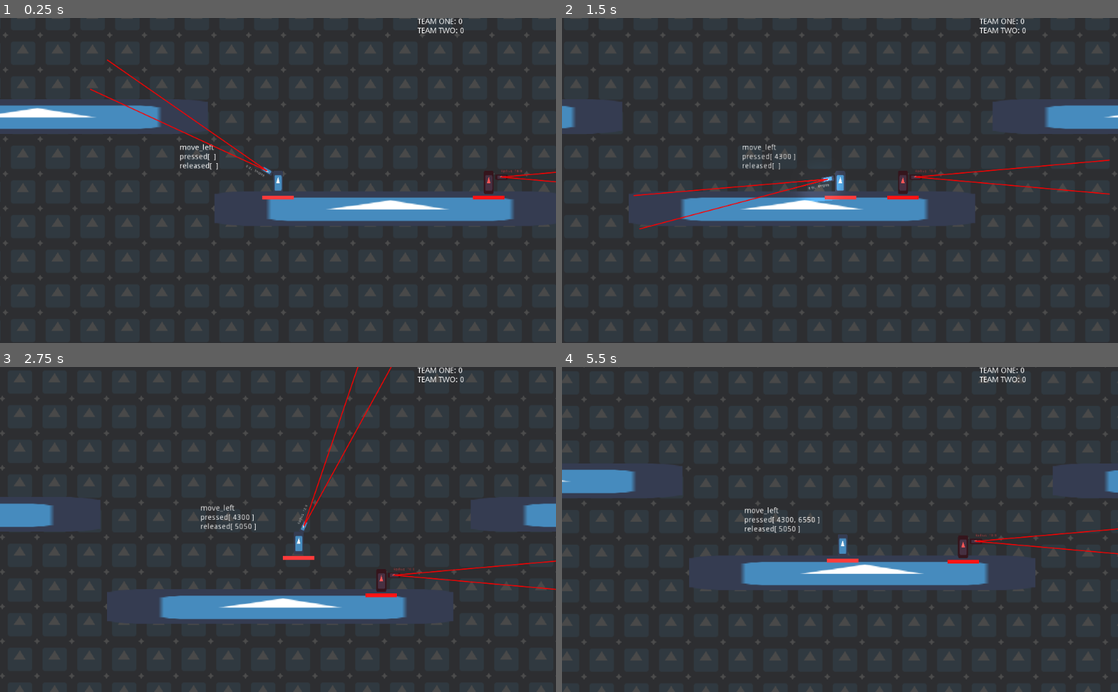
Above: before the commit, frames 1-4 (two rows, left to right).
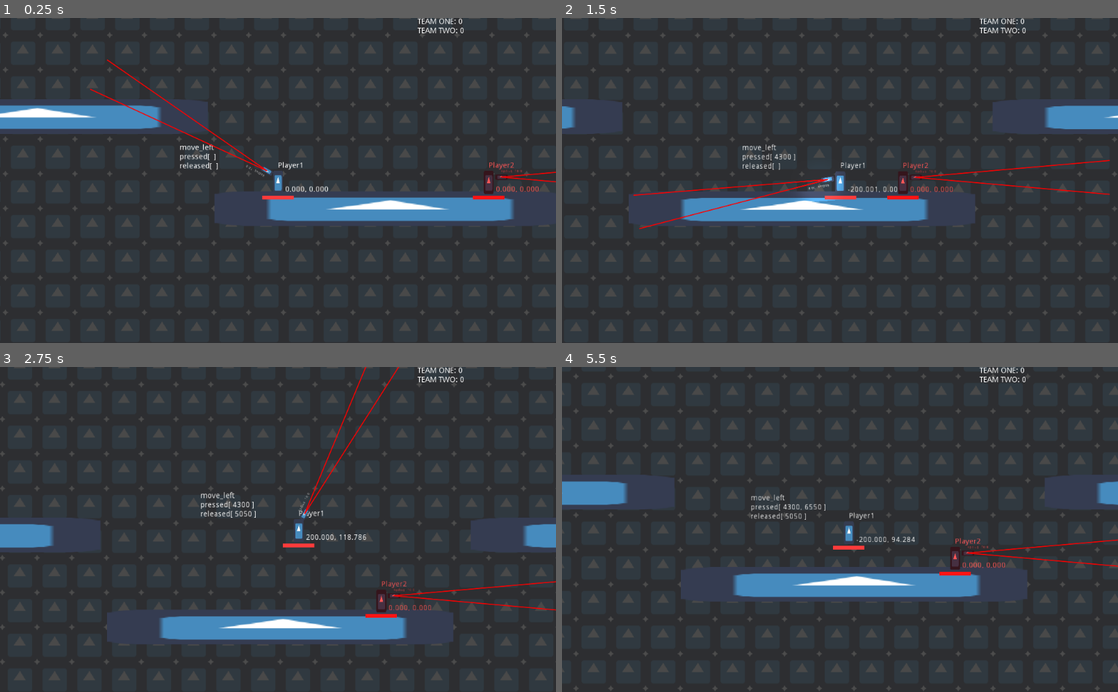
Above: after the commit, the same moments.

Repository: mdechdee/7thHero-GWJ32
Game: Godot game, scene res://Scenes/UnitTestScene.tscn
The game is run twice, just before and just after one commit, with the same random seed, the same clock (stepped at 60 frames per second) and the same inputs. The engine's default icon, where the game draws it, is replaced by a stand-in: a white triangle on a blue panel in a dark square.
Inputs (mouse positions are in pixels of both pictures, inside the frame that each line leads up to):
- Up to frame 1 (0.25 s): no input
- Up to frame 2 (1.5 s): move the mouse to (962, 164) at 0.52 s; hold D (move_right) 0.53-1.28 s; tap Shift (dash) at 0.6 s; move the mouse to (728, 196) at 1.27 s; hold A (move_left) from 1.28 s (still down); click (728, 196) at 1.35 s
- Up to frame 3 (2.75 s): tap Shift (dash) at 1.55, 2.1 s; move the mouse to (333, 458) at 2.02 s; release A (move_left) at 2.03 s; hold D (move_right) from 2.03 s (still down)
- Up to frame 4 (5.5 s): move the mouse to (812, 594) at 2.77 s; tap G (drop_weapon) at 2.85 s; tap Shift (dash) at 3.05, 3.8, 4.55, 5.1 s; move the mouse to (1006, 578) at 3.52 s; release D (move_right) at 3.53 s; hold A (move_left) from 3.53 s (still down); tap W (enter_door) at 3.6 s; move the mouse to (673, 480) at 4.27 s; tap F (interact) at 4.35 s; move the mouse to (867, 529) at 5.02 s

The runs differ from the first frame. In frame 1, 0.2% of the frame differs, in the area x 50-97%, y 44-54%; in frame 2, 1.2%; in frame 3, 21%, in the area x 0-100%, y 0-100%; in frame 4, 16%.
Error in both runs: Trying to assign value of type 'Node2D' to a variable of type 'KinematicBody2D'. (res://Gun/Detacher.gd:9)

Commit message:
Reverts Movement States, Fix bugs

Diff:
--- a/Player/BasicMovement.gd
+++ /dev/null
@@ -1,23 +0,0 @@
-extends State
-
-export(float, 50, 100) var MOVE_SPEED = 50
-var move: Vector2
-var body: KinematicBody2D
-
-func _ready():
-	owner.connect("on_move", self, "do_move")
-	is_on = true
-
-func do_move(dir: Vector2):
-	if(dir == Vector2.ZERO):
-		move.x = lerp(move.x,0,0.2)
-	move += dir * MOVE_SPEED
-	print("MOVE ",dir)
-
-func physics_process(delta):
-	move.y += GlobalVar.GRAVITY
-	move.y = clamp(move.y, -GlobalVar.MAX_Y_SPEED, GlobalVar.MAX_Y_SPEED)
-	move.x = clamp(move.x, -GlobalVar.MAX_X_SPEED, GlobalVar.MAX_X_SPEED)
-	move = owner.move_and_slide(move)
-	if move.length() < 0.01:
-		move = Vector2.ZERO
--- a/Player/DashMovement.gd
+++ /dev/null
@@ -1,20 +0,0 @@
-extends State
-
-var move: Vector2
-var body: KinematicBody2D
-export(float, 2000, 3000) var DASH_SPEED = 3000
-
-func _ready():
-	owner.connect("on_dash", self, "do_dash")
-
-func do_dash(dir):
-	$DashTimer.start()
-	move = dir * DASH_SPEED
-	is_on = true
-
-func physics_process(delta):
-	move = lerp(move, Vector2.ZERO, 0.2)
-	move = owner.move_and_slide(move)
-
-func _on_DashTimer_timeout():
-	is_on = false
--- a/Player/Movement.gd
+++ b/Player/Movement.gd
@@ -1,16 +1,54 @@
 extends Node
 class_name Movement
 
+onready var body: KinematicBody2D = owner
+export(float, 50, 100) var MOVE_SPEED
+export(float, 2000, 3000) var DASH_SPEED
+
 var move: Vector2
+var is_dashing: bool = false
 
-func _physics_process(delta):
-	for child in get_children():
-		child = child as State
-		if child.is_on:
-			child.physics_process(delta)
-			move = child.move # for debugging
-			break
+func _ready():
+	owner.connect("on_move", self, "do_move")
+	owner.connect("on_dash", self, "do_dash")
+
+func _physics_process(_delta):
+	if is_dashing:
+		on_dash()
+	else:
+		on_move()
+	if GlobalVar.DEBUG:
+		debug()
+
+func do_move(dir: Vector2):
+	if(is_dashing):
+		return
+	if(dir == Vector2.ZERO):
+		move.x = lerp(move.x,0,0.2)
+	move += dir * MOVE_SPEED
+
+func do_dash(dir:Vector2):
+	if is_dashing:
+		return
+	move = dir * DASH_SPEED
+	is_dashing = true
+	$DashTimer.start()
+
+func on_move():
+	move.y += GlobalVar.GRAVITY
+	move.y = clamp(move.y, -GlobalVar.MAX_Y_SPEED, GlobalVar.MAX_Y_SPEED)
+	move.x = clamp(move.x, -GlobalVar.MAX_X_SPEED, GlobalVar.MAX_X_SPEED)
+	move = body.move_and_slide(move)
+	if move.length() < 0.01:
+		move = Vector2.ZERO
+
+func on_dash():
+	move = lerp(move, Vector2.ZERO, 0.2)
+	move = body.move_and_slide(move)
 
 func debug():
 	$"../SpeedDebugger".text = "%.3f, %.3f" % [move.x,move.y]
 	$"../Name".text = owner.name
+
+func _on_DashTimer_timeout():
+	is_dashing = false
--- a/Player/Player.tscn
+++ b/Player/Player.tscn
@@ -10,8 +10,6 @@
 [ext_resource path="res://Player/Team.gd" type="Script" id=8]
 [ext_resource path="res://Player/DoorMovement.gd" type="Script" id=9]
 [ext_resource path="res://Player/Aimer.gd" type="Script" id=10]
-[ext_resource path="res://Player/BasicMovement.gd" type="Script" id=11]
-[ext_resource path="res://Player/DashMovement.gd" type="Script" id=12]
 
 [sub_resource type="StyleBoxFlat" id=1]
 bg_color = Color( 1, 0.235294, 0.235294, 1 )
@@ -23,7 +21,7 @@
 [sub_resource type="CapsuleShape2D" id=3]
 
 [sub_resource type="RayShape2D" id=4]
-length = 7.26175
+length = 7.0
 
 [node name="Player" type="KinematicBody2D"]
 z_index = 3
@@ -104,16 +102,12 @@
 
 [node name="Movement" type="Node" parent="."]
 script = ExtResource( 3 )
+MOVE_SPEED = 50.0
+DASH_SPEED = 3000.0
 
-[node name="DashMovement" type="Node" parent="Movement"]
-script = ExtResource( 12 )
-
-[node name="DashTimer" type="Timer" parent="Movement/DashMovement"]
+[node name="DashTimer" type="Timer" parent="Movement"]
 wait_time = 0.2
 one_shot = true
-
-[node name="BasicMovement" type="Node" parent="Movement"]
-script = ExtResource( 11 )
 
 [node name="PuppetController" type="Node" parent="."]
 script = ExtResource( 6 )
@@ -137,4 +131,4 @@
 [node name="Gun" parent="Aimer" instance=ExtResource( 5 )]
 position = Vector2( 23.5113, 0 )
 
-[connection signal="timeout" from="Movement/DashMovement/DashTimer" to="Movement/DashMovement" method="_on_DashTimer_timeout"]
+[connection signal="timeout" from="Movement/DashTimer" to="Movement" method="_on_DashTimer_timeout"]
--- a/State.gd
+++ /dev/null
@@ -1,13 +0,0 @@
-extends Node
-class_name State
-
-var is_on: bool = false
-
-func physics_process(delta):
-	pass
-
-func on_enter():
-	pass
-
-func on_exit():
-	pass
--- a/project.godot
+++ b/project.godot
@@ -35,11 +35,6 @@
 "path": "res://Player/Movement.gd"
 }, {
 "base": "Node",
-"class": "State",
-"language": "GDScript",
-"path": "res://State.gd"
-}, {
-"base": "Node",
 "class": "Team",
 "language": "GDScript",
 "path": "res://Player/Team.gd"
@@ -50,7 +45,6 @@
 "Door": "",
 "Gun": "",
 "Movement": "",
-"State": "",
 "Team": ""
 }
 
@@ -63,6 +57,7 @@
 [autoload]
 
 GlobalVar="*res://Scripts/GlobalVar.gd"
+Helper="*res://Helper.gd"
 
 [input]
 
@@ -111,6 +106,11 @@
 "events": [ Object(InputEventKey,"resource_local_to_scene":false,"resource_name":"","device":0,"alt":false,"shift":false,"control":false,"meta":false,"command":false,"pressed":false,"scancode":70,"unicode":0,"echo":false,"script":null)
  ]
 }
+jump={
+"deadzone": 0.5,
+"events": [ Object(InputEventKey,"resource_local_to_scene":false,"resource_name":"","device":0,"alt":false,"shift":false,"control":false,"meta":false,"command":false,"pressed":false,"scancode":32,"unicode":0,"echo":false,"script":null)
+ ]
+}
 
 [layer_names]
 
Not shown: 1 places in Player/Player.tscn that only renumber resources
